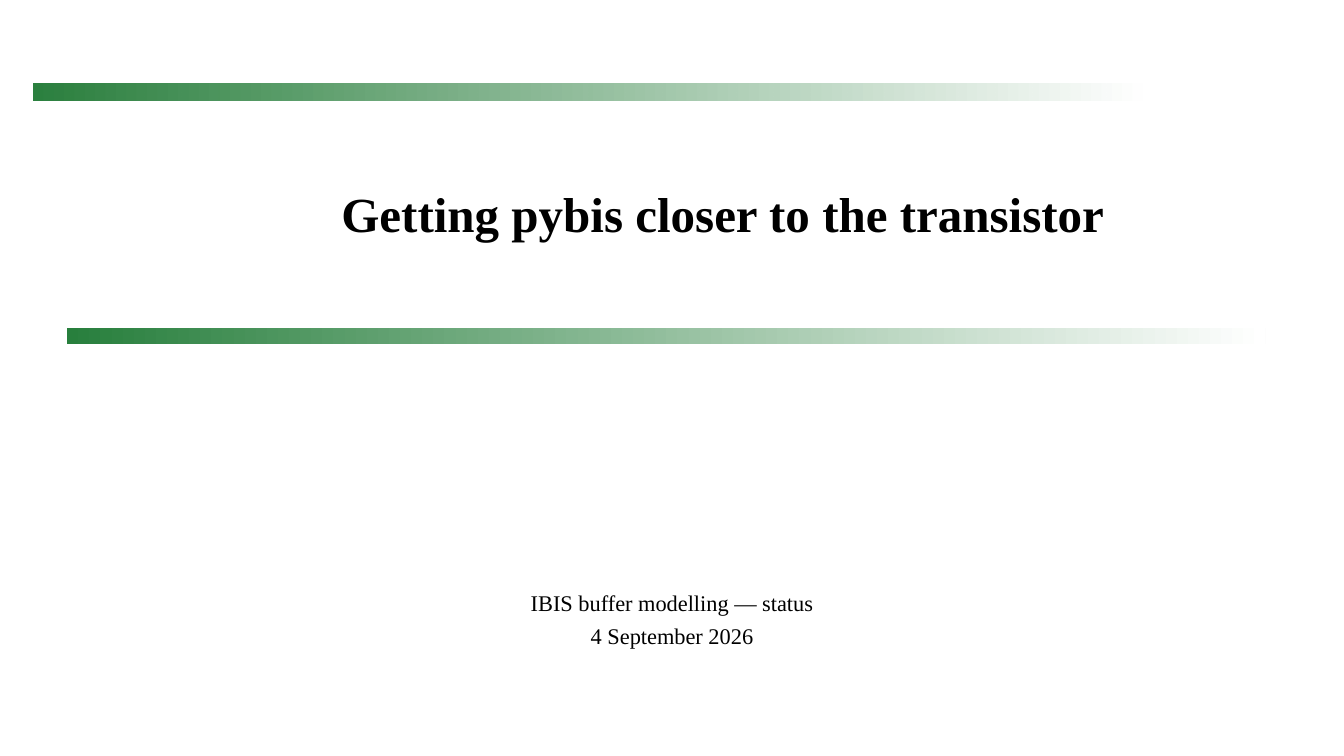
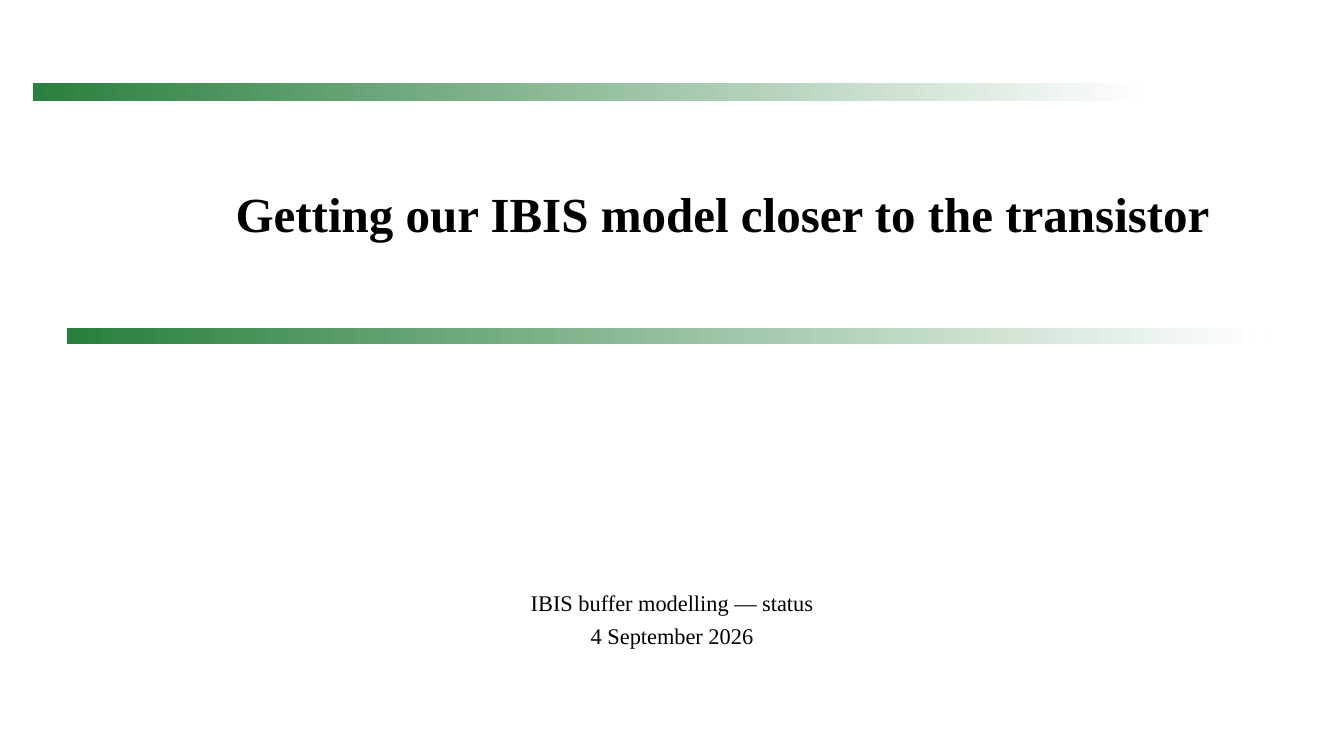
Before and after one commit to simon9721/ibis_comparison, a slide deck: slide 1 of results/meeting_deck_2026-09-04/ibis_pybis_status_2026-09-04.pptx. Drawn at 1344x756 pixels with LibreOffice and Linux fonts; fonts in the diff are those of the drawing; background and template pictures are left out. Boxes give left, top, right and bottom in pixels: in the first picture for what was removed or moved away, otherwise in the second. Text is boxed around its words. In the diff, an @@ line names an element or a change of style, - is before the commit and + after.

```diff
--- a/results/meeting_deck_2026-09-04/ibis_pybis_status_2026-09-04.pptx
+++ b/results/meeting_deck_2026-09-04/ibis_pybis_status_2026-09-04.pptx
@@ title at (236,198,1209,242): text changed @@
-Getting pybis closer to the transistor
+Getting our IBIS model closer to the transistor
```
Also in this commit, not shown: 7 other slides changed, 6 slides added, 9 slides removed, 14 other files.
